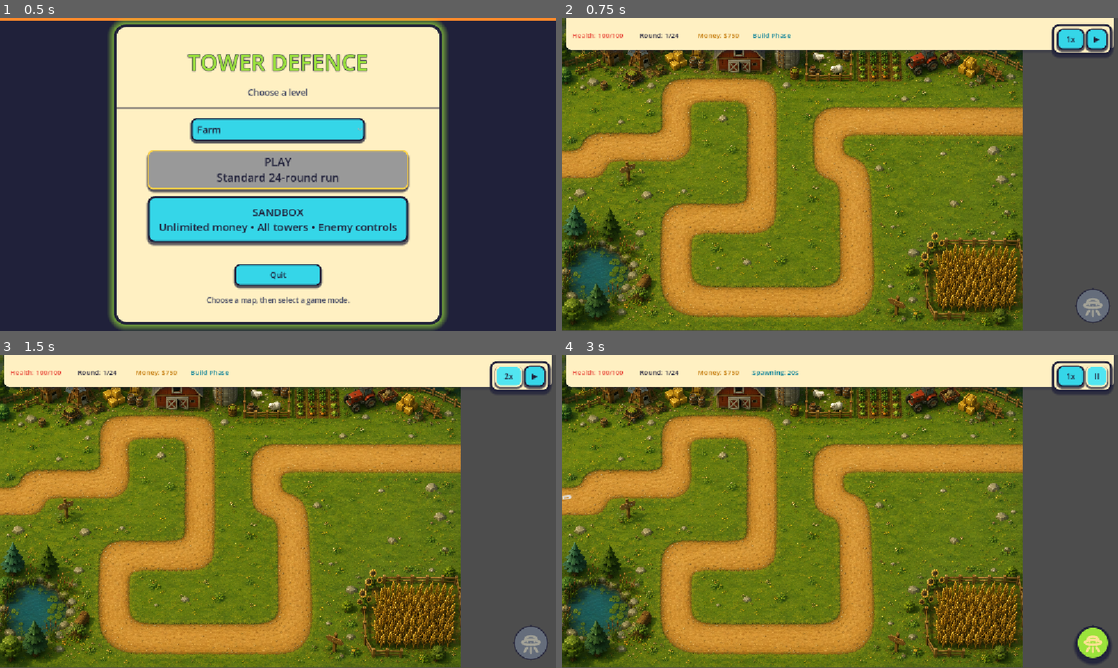
Above: before the commit, frames 1-4 (two rows, left to right).
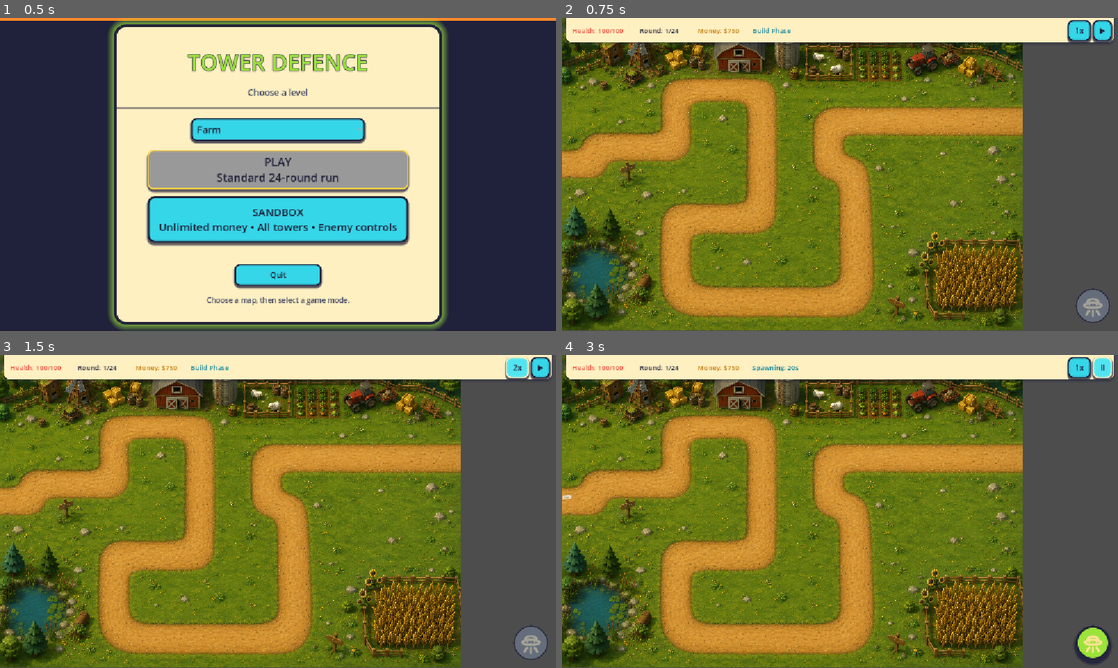
Above: after the commit, the same moments.

Repository: tstover91/Towerdefense
Game: Godot game, scene res://main_menu.tscn
Two runs of this game, one before a commit and one after it. Both use one fixed random seed, a clock stepped at 60 frames per second and the inputs below. The engine's default icon, where the game draws it, is replaced by a stand-in: a white triangle on a blue panel in a dark square.
Inputs:
- Up to frame 1 (0.5 s): no input
- Up to frame 2 (0.75 s): click "PLAY Standard 24-round run" at 0.5 s
- Up to frame 3 (1.5 s): click "1x" at 1.25 s
- Up to frame 4 (3 s): click "2x" at 2 s; click "▶" at 2.75 s

Frame 1 is identical in both runs. In frame 2, 3.9% of the frame differs, in the area x 0-100%, y 0-13%; in frame 3, 3.9%; in frame 4, 3.9%.

Commit message:
Integrate compact HUD controls and restore build button

Diff:
--- a/main.gd
+++ b/main.gd
@@ -85,7 +85,7 @@
 @onready var thumb_controls: Control = $MainUI/HUDRoot/ThumbControls
 @onready var build_sidebar_state: VBoxContainer = $MainUI/HUDRoot/Sidebar/SidebarMargin/SidebarLayout/BuildState
 @onready var tower_selection_area: VBoxContainer = $MainUI/HUDRoot/Sidebar/SidebarMargin/SidebarLayout/BuildState/TowerSelectionArea
-@onready var build_toggle_button: Button = $MainUI/HUDRoot/ThumbControls/BuildToggleButton
+@onready var build_toggle_button: Button = $MainUI/HUDRoot/BuildToggleButton
 @onready var reinforcement_button: Button = $MainUI/HUDRoot/ThumbControls/ReinforcementButton
 @onready var reinforcement_cooldown_label: Label = $MainUI/HUDRoot/ThumbControls/ReinforcementButton/CooldownLabel
 @onready var tower_inspector: VBoxContainer = $MainUI/HUDRoot/Sidebar/SidebarMargin/SidebarLayout/TowerInspector
@@ -854,7 +854,7 @@
 		var count := get_relic_count(relic_id)
 		var button := Button.new()
 		button.name = "Relic_%s" % String(relic_id)
-		button.custom_minimum_size = Vector2(50.0, 50.0)
+		button.custom_minimum_size = Vector2(40.0, 40.0)
 		button.toggle_mode = true
 		button.focus_mode = Control.FOCUS_NONE
 		button.clip_text = true
@@ -939,7 +939,7 @@
 	button.add_theme_color_override("font_color", foreground)
 	button.add_theme_color_override("font_hover_color", foreground)
 	button.add_theme_color_override("font_pressed_color", foreground)
-	button.add_theme_font_size_override("font_size", 13)
+	button.add_theme_font_size_override("font_size", 11)
 	button.add_theme_stylebox_override(
 		"normal", make_relic_icon_style(accent, UI_INK)
 	)
--- a/main.tscn
+++ b/main.tscn
@@ -340,7 +340,7 @@
 anchor_right = 1.0
 offset_left = 8.0
 offset_right = -8.0
-offset_bottom = 68.0
+offset_bottom = 52.0
 grow_horizontal = 2
 mouse_filter = 2
 theme_override_styles/panel = SubResource("StyleBoxFlat_top_bar")
@@ -348,9 +348,9 @@
 [node name="TopLeftPanel" type="PanelContainer" parent="MainUI/HUDRoot" unique_id=219660479]
 layout_mode = 0
 offset_left = 12.0
-offset_top = 8.0
+offset_top = 2.0
 offset_right = 476.0
-offset_bottom = 64.0
+offset_bottom = 50.0
 mouse_filter = 2
 theme_override_styles/panel = SubResource("StyleBoxEmpty_status")
 
@@ -366,7 +366,7 @@
 theme_override_constants/separation = 5
 
 [node name="livesdisplay" type="Label" parent="MainUI/HUDRoot/TopLeftPanel/StatusMargin/StatusGrid" unique_id=854572826]
-custom_minimum_size = Vector2(124, 44)
+custom_minimum_size = Vector2(124, 40)
 layout_mode = 2
 theme_override_colors/font_color = Color(0.9098, 0.298, 0.2392, 1)
 theme_override_font_sizes/font_size = 14
@@ -381,7 +381,7 @@
 modulate = Color(0.1255, 0.1294, 0.2275, 0.22)
 
 [node name="roundcount" type="Label" parent="MainUI/HUDRoot/TopLeftPanel/StatusMargin/StatusGrid" unique_id=1111336532]
-custom_minimum_size = Vector2(104, 44)
+custom_minimum_size = Vector2(104, 40)
 layout_mode = 2
 theme_override_colors/font_color = Color(0.1255, 0.1294, 0.2275, 1)
 theme_override_font_sizes/font_size = 14
@@ -396,7 +396,7 @@
 modulate = Color(0.1255, 0.1294, 0.2275, 0.22)
 
 [node name="moneydisplay" type="Label" parent="MainUI/HUDRoot/TopLeftPanel/StatusMargin/StatusGrid" unique_id=1926460251]
-custom_minimum_size = Vector2(112, 44)
+custom_minimum_size = Vector2(112, 40)
 layout_mode = 2
 theme_override_colors/font_color = Color(0.7647, 0.4745, 0.0353, 1)
 theme_override_font_sizes/font_size = 14
@@ -411,7 +411,7 @@
 modulate = Color(0.1255, 0.1294, 0.2275, 0.22)
 
 [node name="roundtimer" type="Label" parent="MainUI/HUDRoot/TopLeftPanel/StatusMargin/StatusGrid" unique_id=1101724491]
-custom_minimum_size = Vector2(82, 44)
+custom_minimum_size = Vector2(82, 40)
 layout_mode = 2
 theme_override_colors/font_color = Color(0.0549, 0.5137, 0.6, 1)
 theme_override_font_sizes/font_size = 14
@@ -424,9 +424,9 @@
 anchors_preset = 10
 anchor_right = 1.0
 offset_left = 486.0
-offset_top = 8.0
-offset_right = -140.0
-offset_bottom = 64.0
+offset_top = 4.0
+offset_right = -112.0
+offset_bottom = 48.0
 grow_horizontal = 2
 theme_override_constants/separation = 8
 
@@ -440,32 +440,32 @@
 anchors_preset = 1
 anchor_left = 1.0
 anchor_right = 1.0
-offset_left = -128.0
-offset_top = 12.0
-offset_right = -12.0
-offset_bottom = 68.0
+offset_left = -104.0
+offset_top = 4.0
+offset_right = -8.0
+offset_bottom = 48.0
 grow_horizontal = 0
-theme_override_styles/panel = SubResource("StyleBoxFlat_d42bq")
+theme_override_styles/panel = SubResource("StyleBoxEmpty_status")
 
 [node name="ControlMargin" type="MarginContainer" parent="MainUI/HUDRoot/EdgeControls"]
 layout_mode = 2
-theme_override_constants/margin_left = 6
-theme_override_constants/margin_top = 6
-theme_override_constants/margin_right = 6
-theme_override_constants/margin_bottom = 6
+theme_override_constants/margin_left = 0
+theme_override_constants/margin_top = 0
+theme_override_constants/margin_right = 0
+theme_override_constants/margin_bottom = 0
 
 [node name="Buttons" type="HBoxContainer" parent="MainUI/HUDRoot/EdgeControls/ControlMargin"]
 layout_mode = 2
 theme_override_constants/separation = 4
 
 [node name="SpeedButton" type="Button" parent="MainUI/HUDRoot/EdgeControls/ControlMargin/Buttons"]
-custom_minimum_size = Vector2(56, 44)
+custom_minimum_size = Vector2(48, 40)
 layout_mode = 2
 tooltip_text = "Game Speed: 1x"
 text = "1x"
 
 [node name="PauseButton" type="Button" parent="MainUI/HUDRoot/EdgeControls/ControlMargin/Buttons"]
-custom_minimum_size = Vector2(44, 44)
+custom_minimum_size = Vector2(40, 40)
 layout_mode = 2
 tooltip_text = "Start Round 1"
 text = "▶"
@@ -477,9 +477,9 @@
 anchor_left = 0.5
 anchor_right = 0.5
 offset_left = -300.0
-offset_top = 128.0
+offset_top = 62.0
 offset_right = 300.0
-offset_bottom = 228.0
+offset_bottom = 162.0
 grow_horizontal = 2
 theme_override_styles/panel = SubResource("StyleBoxFlat_relic_info")
 
@@ -531,7 +531,8 @@
 grow_vertical = 2
 mouse_filter = 2
 
-[node name="BuildToggleButton" type="Button" parent="MainUI/HUDRoot/ThumbControls"]
+[node name="BuildToggleButton" type="Button" parent="MainUI/HUDRoot"]
+z_index = 30
 custom_minimum_size = Vector2(72, 72)
 layout_mode = 1
 anchors_preset = 3
@@ -960,7 +961,7 @@
 
 [connection signal="pressed" from="MainUI/HUDRoot/EdgeControls/ControlMargin/Buttons/PauseButton" to="." method="_on_pause_button_pressed"]
 [connection signal="pressed" from="MainUI/HUDRoot/EdgeControls/ControlMargin/Buttons/SpeedButton" to="." method="_on_speed_button_pressed"]
-[connection signal="pressed" from="MainUI/HUDRoot/ThumbControls/BuildToggleButton" to="." method="_on_build_toggle_pressed"]
+[connection signal="pressed" from="MainUI/HUDRoot/BuildToggleButton" to="." method="_on_build_toggle_pressed"]
 [connection signal="item_selected" from="MainUI/HUDRoot/Sidebar/SidebarMargin/SidebarLayout/BuildState/TowerSelectionArea/ItemList" to="." method="_on_item_list_item_selected"]
 [connection signal="pressed" from="MainUI/endscreen/VBoxContainer/restartbutton" to="." method="_on_restartbutton_pressed"]
 [connection signal="pressed" from="MainUI/endscreen/VBoxContainer/quitbutton" to="." method="_on_quitbutton_pressed"]
--- a/tools/relic_cleanup_smoke.gd
+++ b/tools/relic_cleanup_smoke.gd
@@ -33,7 +33,11 @@
 	var relic_strip := director.get_node("MainUI/HUDRoot/RelicStrip") as Control
 	var edge_controls := director.get_node("MainUI/HUDRoot/EdgeControls") as Control
 	assert(top_bar.size.x == director.get_viewport_rect().size.x - 16.0)
-	assert(top_bar.size.y <= 68.0)
+	assert(top_bar.size.y <= 52.0)
+	assert(edge_controls.get_global_rect().position.y >= top_bar.get_global_rect().position.y)
+	assert(edge_controls.get_global_rect().end.y <= top_bar.get_global_rect().end.y)
+	assert(director.pause_button.size.y < top_bar.size.y)
+	assert(edge_controls.get_theme_stylebox("panel") is StyleBoxEmpty)
 	var top_bar_style := top_bar.get_theme_stylebox("panel") as StyleBoxFlat
 	assert(Vector3(
 		top_bar_style.bg_color.r,
@@ -47,6 +51,11 @@
 	))
 	assert(director.build_toggle_button.visible)
 	assert(director.thumb_controls.z_index >= 20)
+	assert(director.build_toggle_button.z_index > director.thumb_controls.z_index)
+	assert(director.build_toggle_button.get_parent() == director.get_node(
+		"MainUI/HUDRoot"
+	))
+	assert(director.build_toggle_button.is_visible_in_tree())
 	assert(director.build_toggle_button.get_global_rect().position.x >= 0.0)
 	assert(
 		director.build_toggle_button.get_global_rect().end.y
@@ -185,7 +194,7 @@
 	assert(director.relic_hud_buttons.size() == 1)
 	var network_icon := director.relic_hud_buttons[&"network_upgrade"] as Button
 	assert(network_icon.text == "NU")
-	assert(network_icon.custom_minimum_size.x >= 48.0)
+	assert(network_icon.custom_minimum_size.x >= 40.0)
 	director.show_relic_hud_selection(&"network_upgrade")
 	assert(director.relic_info_panel.visible)
 	assert(director.relic_info_name.text == "Network Upgrade")
